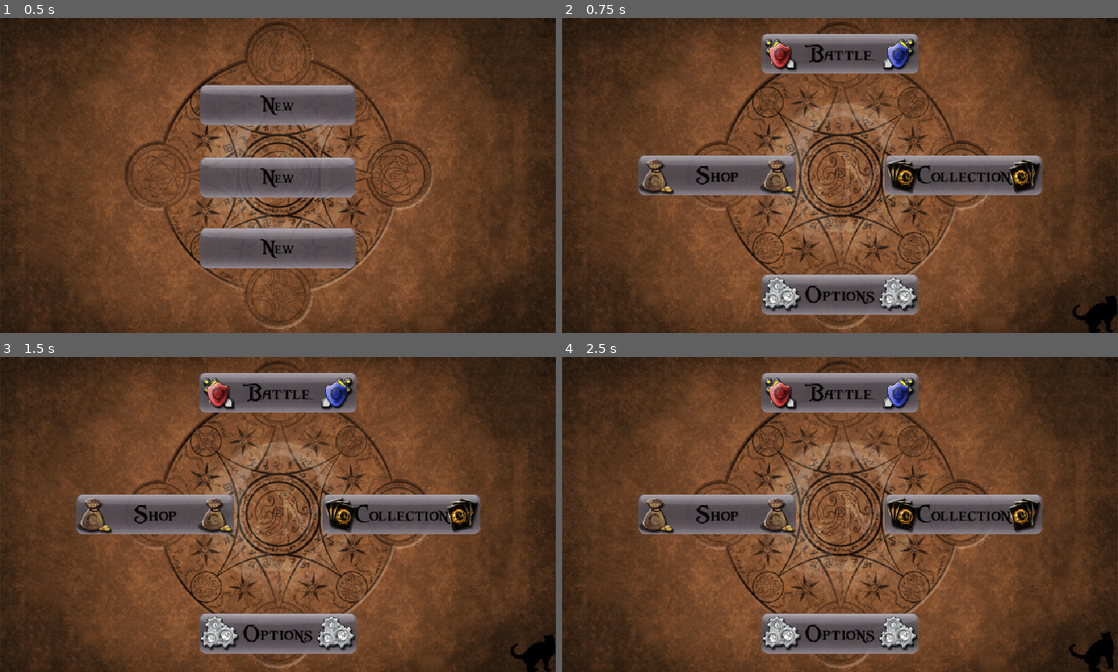
Above: before the commit, frames 1-4 (two rows, left to right).
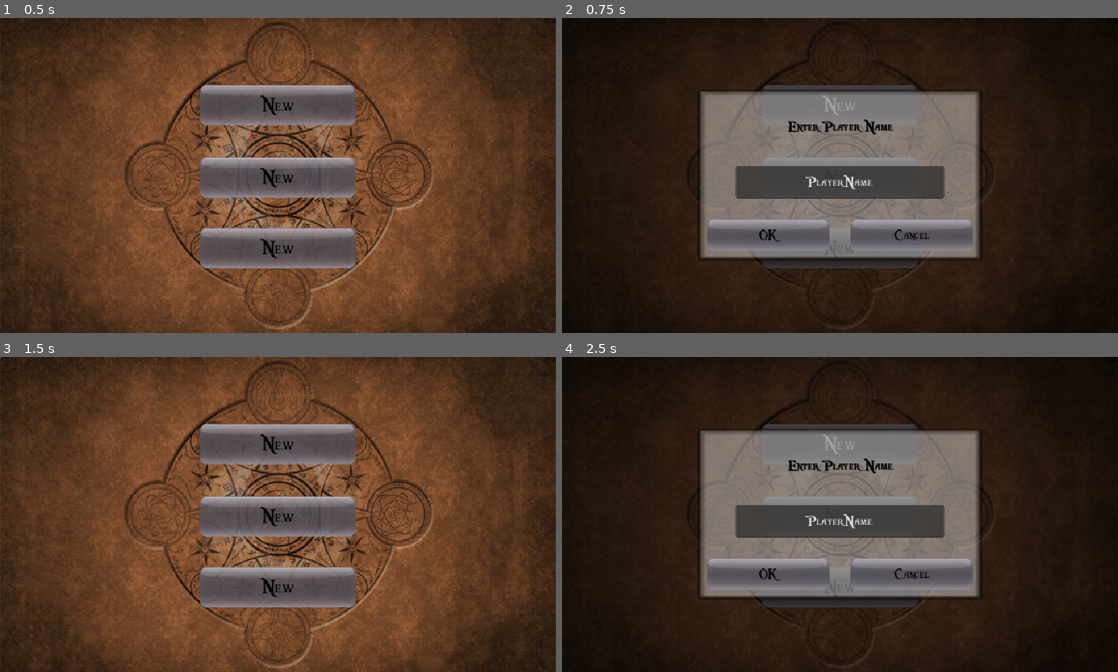
Above: after the commit, the same moments.

Repository: IsamuBarbieri/card_master
Game: Godot game, scene res://scenes/menu/StartMenu.tscn
The game is run twice, just before and just after one commit, with the same random seed, the same clock (stepped at 60 frames per second) and the same inputs.
Inputs (mouse positions are in pixels of both pictures, inside the frame that each line leads up to):
- Up to frame 1 (0.5 s): no input
- Up to frame 2 (0.75 s): click "New" at 0.5 s
- Up to frame 3 (1.5 s): click (350, 574) at 1.25 s, where only the run after the commit has a clickable "Cancel"
- Up to frame 4 (2.5 s): click (840, 445) at 2 s, where only the run after the commit has a clickable "New"

Frame 1 is identical in both runs. In frame 2, 97% of the frame differs, in the area x 0-100%, y 0-100%; in frame 3, 23%; in frame 4, 97%.

Commit message:
Add SaveSystem + rage quit port, fix Windows export crash
- SaveSystem.gd: 3-slot save/load/delete (store_var-based, not the
  reference's hand-packed binary format - same data, safer to write).
  Persists cards, unlocked opponents, coins, per-AI defeated flags, and
  CardManager's unique_id counter. Wired into DeckSelect's Play button and
  all 3 battle-end flows (matches the reference's save points exactly).
- StartMenu.gd: rewritten for real slots - shows saved player names,
  loads on tap instead of always creating fresh, adds back the delete
  button (9-patch icon, confirmation dialog) and the new-player name
  dialog that were dropped before SaveSystem existed.
- Rage quit: banner slide-in/hold/slide-out, sfx, and music crossfade to
  ragequit_battle.mp3 in BattleScene's coin toss, matching gsCoinToss.cs.
  The forced Rage Quit opponent/card-nerf-on-capture logic was already
  wired from Opponents.gd and Player.gd; this fills in the missing
  audio-visual intro.
- Fix: Godot's default CSV importer treats .csv files as Translation
  resources - the raw CSV never gets embedded in an exported build (only
  editor runs have real files on disk under res://), so gen_table.csv/
  ai_table.csv silently failed to open, and AIManager.gd's missing null
  check on FileAccess.open turned that into a hard crash on launch.
  Switched both .import files to the "keep" importer (ship the raw file
  as-is) and added the missing null guard.

Co-Authored-By: Claude Sonnet 5 <noreply@anthropic.com>

Diff:
--- a/scripts/AIManager.gd
+++ b/scripts/AIManager.gd
@@ -27,6 +27,9 @@
 
 func _load() -> void:
 	var file := FileAccess.open(CSV_PATH, FileAccess.READ)
+	if file == null:
+		push_error("Could not open " + CSV_PATH)
+		return
 	var line_index := 0
 	while not file.eof_reached():
 		var line := file.get_line()
--- a/scripts/CardManager.gd
+++ b/scripts/CardManager.gd
@@ -27,6 +27,15 @@
 
 func _ready() -> void:
 	load_definitions()
+
+## SaveSystem persists this (CardManager.cardGeneratorNextId in the
+## reference) so cards created after loading a save don't collide with
+## unique_ids already used by that save's cards.
+func next_uid() -> int:
+	return _next_uid
+
+func set_next_uid(value: int) -> void:
+	_next_uid = value
 
 func letter_to_attack_type(letter: String) -> int:
 	match letter:
--- /dev/null
+++ b/scripts/SaveSystem.gd
@@ -0,0 +1,157 @@
+class_name SaveSystem
+extends RefCounted
+## Port of SaveSystem.cs. Static utility, same as the reference (no
+## instance state) - Godot 4 GDScript supports `static func` directly, so
+## no autoload wrapper is needed.
+##
+## Deliberate deviations from the reference, both pure implementation
+## plumbing with no behavioral difference:
+## - One save file per slot (Godot's store_var/get_var, a Dictionary of
+##   plain types) instead of the reference's hand-packed binary layout
+##   (byte offsets, BlockCopy, manual hash checksum for corruption
+##   detection). Nothing reads these files but this game, so the exact byte
+##   layout isn't a real contract worth the bug surface of reimplementing
+##   by hand.
+## - AIManager.AIPrepareSet's persistent per-AI card pools (topCards/
+##   genericCards/capturedCards) aren't ported (see BattleScene.gd's header
+##   comment - CPU hands are generated fresh from the opponent's First Set
+##   range each battle instead), so there's nothing to save for those. Only
+##   the per-AI `defeated` flag persists, folded into the player save file
+##   instead of the reference's one ai{id}.dat file per AI.
+##
+## Ported as-is: 3 save slots, matchStarted flag for rage-quit detection,
+## CardManager's unique_id counter (so post-load card generation doesn't
+## collide with the save's own card ids), delete-and-recreate on new game.
+
+const SAVE_ROOT := "user://"
+const PLAYER_FILE := "player.save"
+const SLOT_COUNT := 3
+
+static func _slot_dir(slot: int) -> String:
+	return SAVE_ROOT + "slot%d" % slot
+
+static func _player_path(slot: int) -> String:
+	return _slot_dir(slot) + "/" + PLAYER_FILE
+
+static func slot_exists(slot: int) -> bool:
+	return FileAccess.file_exists(_player_path(slot))
+
+## Port of CheckForExistingPlayers(): returns an array of 3 entries, each
+## the saved player's name or null if that slot is empty.
+static func check_existing_players() -> Array:
+	var names: Array = [null, null, null]
+	for i in SLOT_COUNT:
+		if slot_exists(i):
+			var data = _read_save(i)
+			if data != null:
+				names[i] = data.get("name")
+	return names
+
+static func create_new_player(slot: int, player_name: String) -> Player:
+	delete_player(slot)
+	DirAccess.make_dir_recursive_absolute(_slot_dir(slot))
+
+	var player := Player.new(player_name, slot, AIManager.count())
+	player.generate_base_set()
+	save_player(player)
+	return player
+
+static func delete_player(slot: int) -> void:
+	var dir_path := _slot_dir(slot)
+	if not DirAccess.dir_exists_absolute(dir_path):
+		return
+	var dir := DirAccess.open(dir_path)
+	for file_name in dir.get_files():
+		dir.remove(file_name)
+	DirAccess.remove_absolute(dir_path)
+
+static func save_player(player: Player) -> void:
+	var cards_data := []
+	for card in player.cards:
+		cards_data.append(_card_to_dict(card))
+
+	var defeated := []
+	for i in AIManager.count():
+		defeated.append(AIManager.get_ai(i).defeated)
+
+	var data := {
+		"name": player.player_name,
+		"cards": cards_data,
+		"available_opponents": player.available_opponents,
+		"coins": player.coins,
+		"match_started": player.match_started,
+		"next_uid": CardManager.next_uid(),
+		"ai_defeated": defeated,
+	}
+
+	DirAccess.make_dir_recursive_absolute(_slot_dir(player.save_slot))
+	var path := _player_path(player.save_slot)
+	var path_tmp := path + ".tmp"
+
+	var f := FileAccess.open(path_tmp, FileAccess.WRITE)
+	f.store_var(data)
+	f.close()
+
+	if FileAccess.file_exists(path):
+		DirAccess.remove_absolute(path)
+	DirAccess.rename_absolute(path_tmp, path)
+
+static func load_player(slot: int) -> Player:
+	var data = _read_save(slot)
+	if data == null:
+		return null
+
+	var player := Player.new(data["name"], slot, AIManager.count())
+	player.available_opponents = data["available_opponents"]
+	player.coins = data["coins"]
+	player.match_started = data["match_started"]
+
+	for card_data in data["cards"]:
+		player.cards.append(_card_from_dict(card_data))
+
+	CardManager.set_next_uid(data["next_uid"])
+
+	# Reset first: AIManager's roster is a single global list shared by
+	# every save slot, so switching slots must clear whatever the
+	# previously loaded slot left behind before applying this slot's data.
+	var defeated: Array = data.get("ai_defeated", [])
+	for i in AIManager.count():
+		AIManager.get_ai(i).defeated = i < defeated.size() and defeated[i]
+
+	return player
+
+static func _read_save(slot: int) -> Variant:
+	var path := _player_path(slot)
+	if not FileAccess.file_exists(path):
+		return null
+	var f := FileAccess.open(path, FileAccess.READ)
+	var data = f.get_var()
+	f.close()
+	return data if data is Dictionary else null
+
+static func _card_to_dict(card: Card) -> Dictionary:
+	return {
+		"uid": card.unique_id,
+		"def_id": card.def_id,
+		"atk": card.attack_power,
+		"pdef": card.physical_defense,
+		"mdef": card.magical_defense,
+		"atype": card.attack_type,
+		"arrows": card.arrows,
+		"fav": card.is_favourite,
+		# is_on_deck deliberately not saved - matches the reference (not in
+		# CardStatsToByteArray either), since it's re-derived fresh by
+		# DeckSelect at the start of every deck-select session.
+	}
+
+static func _card_from_dict(d: Dictionary) -> Card:
+	var card := Card.new()
+	card.unique_id = d["uid"]
+	card.def_id = d["def_id"]
+	card.attack_power = d["atk"]
+	card.physical_defense = d["pdef"]
+	card.magical_defense = d["mdef"]
+	card.attack_type = d["atype"]
+	card.arrows = d["arrows"]
+	card.is_favourite = d["fav"]
+	return card
--- a/scripts/battle/BattleScene.gd
+++ b/scripts/battle/BattleScene.gd
@@ -115,6 +115,7 @@
 var coin_sprite: TextureRect
 var coin_blue_tex: Texture2D
 var coin_red_tex: Texture2D
+var rage_quit_banner: TextureRect  # (RAGEQUIT)
 
 var end_panel: Control
 var end_bkg: TextureRect
@@ -163,6 +164,7 @@
 var sfx_place: AudioStreamPlayer
 var sfx_attack_p: AudioStreamPlayer
 var sfx_attack_m: AudioStreamPlayer
+var sfx_ragequit: AudioStreamPlayer  # (RAGEQUIT)
 var music: AudioStreamPlayer
 
 var font_stylish: Font = load("res://assets/fonts/font_stylish.ttf")
@@ -465,6 +467,16 @@
 	coin_sprite.visible = false
 	add_child(coin_sprite)
 
+	# (RAGEQUIT)
+	rage_quit_banner = TextureRect.new()
+	rage_quit_banner.texture = load(ASSETS + "battle/battle_ragequit.png")
+	rage_quit_banner.stretch_mode = TextureRect.STRETCH_SCALE
+	rage_quit_banner.expand_mode = TextureRect.EXPAND_IGNORE_SIZE
+	rage_quit_banner.size = Vector2(rage_quit_banner.texture.get_width(), rage_quit_banner.texture.get_height())
+	rage_quit_banner.visible = false
+	rage_quit_banner.z_index = 50
+	add_child(rage_quit_banner)
+
 func _make_vfx(path: String) -> AnimatedSprite2D:
 	var tex: Texture2D = load(path)
 	var cols := 5
@@ -661,6 +673,7 @@
 	sfx_place = _make_sfx("sfx/place_card.wav")
 	sfx_attack_p = _make_sfx("sfx/attack_p.wav")
 	sfx_attack_m = _make_sfx("sfx/attack_m.wav")
+	sfx_ragequit = _make_sfx("sfx/ragequit_sfx.wav")
 
 	music = AudioStreamPlayer.new()
 	music.stream = load(ASSETS + "music/battle1.mp3")
@@ -797,11 +810,50 @@
 	await tw2.finished
 	coin_sprite.visible = false
 
+	if Game.rage_quit_mode:
+		await _play_rage_quit_intro()
+
 	active_player = 0 if player0_wins else 1
 	if active_player == 0:
 		gsPlayerTurn_Set()
 	else:
 		gsCPUTurn_Set()
+
+# (RAGEQUIT) Banner slides in from the left, holds, slides out to the
+# right, while a sting plays and the music crossfades to the special
+# ragequit_battle.mp3 track - same beats as gsCoinToss.cs's Update, just
+# awaited sequentially instead of scheduled via delayed events.
+func _play_rage_quit_intro() -> void:
+	const MOV_TIME := 0.7
+	const STAY_TIME := 2.1
+
+	rage_quit_banner.position = Vector2(-rage_quit_banner.size.x, (SCREEN_H - rage_quit_banner.size.y) / 2.0)
+	rage_quit_banner.visible = true
+
+	sfx_ragequit.play()
+	_crossfade_music(ASSETS + "music/ragequit_battle.mp3", 0.85)
+
+	var tw := create_tween()
+	tw.tween_property(rage_quit_banner, "position:x", (SCREEN_W - rage_quit_banner.size.x) / 2.0, MOV_TIME) \
+		.set_trans(Tween.TRANS_CUBIC).set_ease(Tween.EASE_OUT)
+	await tw.finished
+
+	await get_tree().create_timer(STAY_TIME).timeout
+
+	var tw2 := create_tween()
+	tw2.tween_property(rage_quit_banner, "position:x", float(SCREEN_W), MOV_TIME) \
+		.set_trans(Tween.TRANS_CUBIC).set_ease(Tween.EASE_IN)
+	await tw2.finished
+
+	rage_quit_banner.visible = false
+
+func _crossfade_music(path: String, fade_time: float) -> void:
+	var tw := create_tween()
+	tw.tween_property(music, "volume_db", -80.0, fade_time)
+	await tw.finished
+	music.stream = load(path)
+	music.volume_db = -8.0
+	music.play()
 
 # --------------------------------------------------------------- player turn
 
@@ -1748,6 +1800,7 @@
 				Game.player.add_captured_card(card)
 
 	Game.player.match_started = false
+	SaveSystem.save_player(Game.player)
 	busy_spinner.visible = false
 	_return_to_main_menu()
 
@@ -1853,6 +1906,7 @@
 			Game.player.remove_card(view.card)
 
 	Game.player.match_started = false
+	SaveSystem.save_player(Game.player)
 	busy_spinner.visible = false
 	_return_to_main_menu()
 
@@ -1872,5 +1926,6 @@
 
 func _end_none_pick_close() -> void:
 	Game.player.match_started = false
+	SaveSystem.save_player(Game.player)
 	busy_spinner.visible = false
 	_return_to_main_menu()
--- a/scripts/deckselect/DeckSelect.gd
+++ b/scripts/deckselect/DeckSelect.gd
@@ -328,6 +328,7 @@
 		if launch_battle_delay <= 0.0:
 			launch_battle_delay = 0.0
 			Game.player.match_started = true
+			SaveSystem.save_player(Game.player)
 			get_tree().change_scene_to_file("res://scenes/battle/BattleScene.tscn")
 
 # --------------------------------------------------------- WaitingInput ---
--- a/scripts/menu/StartMenu.gd
+++ b/scripts/menu/StartMenu.gd
@@ -1,10 +1,21 @@
 extends Control
 ## Port of UIStartMenu.cs / UIStartMenu.composer.cs (960x544 design canvas).
-## Save-slot select screen with no SaveSystem behind it yet (comes later) -
-## every slot is always "New". A tap creates a fresh in-memory Player
-## (Game.player), same starting state SaveSystem.CreateNewPlayer would give
-## a brand-new slot, and goes straight to MainMenu (skips UINewPlayer's name
-## entry, matching GotoNextMenu()'s SetScene(UIMainMenu)).
+## 3-slot save select: each slot shows "New" (empty) or the saved player's
+## name, with a delete (X) button next to occupied slots. Tapping an empty
+## slot opens a name-entry dialog; tapping an occupied slot loads it and
+## goes straight to MainMenu.
+##
+## Matched as-is even though it reads a little clunky: per DialogClose() in
+## the reference, confirming a new name does NOT itself proceed to
+## MainMenu - it only saves the new player and re-labels the slot. Entering
+## the game requires tapping the now-named slot a second time.
+##
+## UINewPlayer/the delete confirmation are native PSM Dialog/MessageDialog
+## widgets with no composer layout to copy for their background chrome (no
+## CustomImage set - see UIButtonStyle.gd's docstring on that same "no
+## CustomImage still means a real skin" pattern for buttons) - styled here
+## with the game's existing common_transp_box_a.png panel look instead of
+## guessing at the engine's actual default dialog skin.
 
 const SCREEN_W := 960
 const SCREEN_H := 544
@@ -12,6 +23,20 @@
 
 const SLOT_POSITIONS := [Vector2(344, 115), Vector2(344, 240), Vector2(344, 362)]
 const SLOT_SIZE := Vector2(271, 71)
+const DELETE_POSITIONS := [Vector2(660, 130), Vector2(660, 251), Vector2(660, 376)]
+const DELETE_SIZE := Vector2(42, 42)
+
+var slot_buttons: Array = []    # Button x3
+var delete_buttons: Array = []  # Button x3
+var slot_names: Array = [null, null, null]
+
+var selected_slot := -1
+var confirm_slot := -1
+
+var name_dialog: Control
+var name_edit: LineEdit
+var confirm_dialog: Control
+var confirm_title_label: Label
 
 func _ready() -> void:
 	set_anchors_preset(Control.PRESET_FULL_RECT)
@@ -24,12 +49,11 @@
 	add_child(bg)
 
 	var font_stylish: Font = load(ASSETS + "fonts/font_stylish.ttf")
-	for i in SLOT_POSITIONS.size():
+	for i in 3:
 		var slot := Button.new()
 		UIButtonStyle.apply(slot)
 		slot.position = SLOT_POSITIONS[i]
 		slot.size = SLOT_SIZE
-		slot.text = StringTable.get_string(StringTable.ID_NEW)
 		slot.add_theme_font_override("font", font_stylish)
 		slot.add_theme_font_size_override("font_size", 36)
 		slot.add_theme_color_override("font_color", Color.BLACK)
@@ -38,11 +62,213 @@
 		slot.add_theme_constant_override("shadow_offset_y", 1)
 		slot.pressed.connect(_on_slot_pressed.bind(i))
 		add_child(slot)
+		slot_buttons.append(slot)
+
+		var del := _make_delete_button(DELETE_POSITIONS[i])
+		del.pressed.connect(_on_delete_pressed.bind(i))
+		add_child(del)
+		delete_buttons.append(del)
+
+	_build_name_dialog()
+	_build_confirm_dialog()
+	_refresh_slots()
 
 	Game.play_music(ASSETS + "music/menu1.mp3")
 
+func _make_delete_button(pos: Vector2) -> Button:
+	var btn := Button.new()
+	btn.position = pos
+	btn.size = DELETE_SIZE
+	btn.icon = load(ASSETS + "button_delete_save.png")
+	btn.expand_icon = true
+	btn.icon_alignment = HORIZONTAL_ALIGNMENT_CENTER
+	btn.vertical_icon_alignment = VERTICAL_ALIGNMENT_CENTER
+
+	var normal := StyleBoxTexture.new()
+	normal.texture = load(ASSETS + "button_9patch_normal.png")
+	normal.texture_margin_left = 21
+	normal.texture_margin_right = 21
+	normal.texture_margin_top = 21
+	normal.texture_margin_bottom = 21
+	normal.content_margin_left = 4
+	normal.content_margin_right = 4
+	normal.content_margin_top = 4
+	normal.content_margin_bottom = 4
+	btn.add_theme_stylebox_override("normal", normal)
+	btn.add_theme_stylebox_override("hover", normal)
+
+	var pressed := StyleBoxTexture.new()
+	pressed.texture = load(ASSETS + "button_9patch_press.png")
+	pressed.texture_margin_left = 21
+	pressed.texture_margin_right = 21
+	pressed.texture_margin_top = 21
+	pressed.texture_margin_bottom = 21
+	pressed.content_margin_left = 4
+	pressed.content_margin_right = 4
+	pressed.content_margin_top = 4
+	pressed.content_margin_bottom = 4
+	btn.add_theme_stylebox_override("pressed", pressed)
+
+	return btn
+
+func _refresh_slots() -> void:
+	var names := SaveSystem.check_existing_players()
+	for i in 3:
+		slot_names[i] = names[i]
+		if names[i] != null:
+			slot_buttons[i].text = names[i]
+			delete_buttons[i].visible = true
+		else:
+			slot_buttons[i].text = StringTable.get_string(StringTable.ID_NEW)
+			delete_buttons[i].visible = false
+
+# --------------------------------------------------------------- dialogs
+
+func _build_dialog_shell(panel_size: Vector2) -> Control:
+	var overlay := Control.new()
+	overlay.set_anchors_preset(Control.PRESET_FULL_RECT)
+	overlay.visible = false
+	overlay.mouse_filter = Control.MOUSE_FILTER_STOP
+
+	var dim := ColorRect.new()
+	dim.color = Color(0, 0, 0, 0.6)
+	dim.size = Vector2(SCREEN_W, SCREEN_H)
+	dim.mouse_filter = Control.MOUSE_FILTER_STOP
+	overlay.add_child(dim)
+
+	var panel := Control.new()
+	panel.position = (Vector2(SCREEN_W, SCREEN_H) - panel_size) / 2.0
+	panel.size = panel_size
+	overlay.add_child(panel)
+
+	var panel_bg := TextureRect.new()
+	panel_bg.texture = load(ASSETS + "common_transp_box_a.png")
+	panel_bg.stretch_mode = TextureRect.STRETCH_SCALE
+	panel_bg.expand_mode = TextureRect.EXPAND_IGNORE_SIZE
+	panel_bg.size = panel_size
+	panel.add_child(panel_bg)
+
+	add_child(overlay)
+	overlay.set_meta("panel", panel)
+	return overlay
+
+func _make_dialog_label(pos: Vector2, label_size: Vector2, font: Font) -> Label:
+	var label := Label.new()
+	label.position = pos
+	label.size = label_size
+	label.add_theme_font_override("font", font)
+	label.add_theme_font_size_override("font_size", 25)
+	label.add_theme_color_override("font_color", Color.BLACK)
+	label.add_theme_color_override("font_shadow_color", Color(0, 0, 0, 0.5))
+	label.add_theme_constant_override("shadow_offset_x", 1)
+	label.add_theme_constant_override("shadow_offset_y", 1)
+	return label
+
+func _make_dialog_button(text: String, pos: Vector2, btn_size: Vector2, font: Font) -> Button:
+	var btn := Button.new()
+	UIButtonStyle.apply(btn)
+	btn.text = text
+	btn.position = pos
+	btn.size = btn_size
+	btn.add_theme_font_override("font", font)
+	btn.add_theme_font_size_override("font_size", 25)
+	btn.add_theme_color_override("font_color", Color.BLACK)
+	btn.add_theme_color_override("font_shadow_color", Color(0, 0, 0, 0.5))
+	btn.add_theme_constant_override("shadow_offset_x", 1)
+	btn.add_theme_constant_override("shadow_offset_y", 1)
+	return btn
+
+func _build_name_dialog() -> void:
+	var font_stylish: Font = load(ASSETS + "fonts/font_stylish.ttf")
+	name_dialog = _build_dialog_shell(Vector2(500, 300))
+	var panel: Control = name_dialog.get_meta("panel")
+
+	var label := _make_dialog_label(Vector2(70, 51), Vector2(359, 37), font_stylish)
+	label.horizontal_alignment = HORIZONTAL_ALIGNMENT_CENTER
+	label.text = StringTable.get_string(StringTable.ID_ENTER_NAME)
+	panel.add_child(label)
+
+	name_edit = LineEdit.new()
+	name_edit.position = Vector2(70, 134)
+	name_edit.size = Vector2(360, 56)
+	name_edit.text = "PlayerName"
+	name_edit.max_length = 20
+	name_edit.add_theme_font_override("font", font_stylish)
+	name_edit.add_theme_font_size_override("font_size", 25)
+	name_edit.alignment = HORIZONTAL_ALIGNMENT_CENTER
+	panel.add_child(name_edit)
+
+	var ok_btn := _make_dialog_button(StringTable.get_string(StringTable.ID_OK), Vector2(19, 225), Vector2(214, 56), font_stylish)
+	ok_btn.pressed.connect(_on_name_ok_pressed)
+	panel.add_child(ok_btn)
+
+	var cancel_btn := _make_dialog_button(StringTable.get_string(StringTable.ID_CANCEL), Vector2(267, 225), Vector2(214, 56), font_stylish)
+	cancel_btn.pressed.connect(_on_name_cancel_pressed)
+	panel.add_child(cancel_btn)
+
+func _build_confirm_dialog() -> void:
+	var font_stylish: Font = load(ASSETS + "fonts/font_stylish.ttf")
+	confirm_dialog = _build_dialog_shell(Vector2(360, 260))
+	var panel: Control = confirm_dialog.get_meta("panel")
+
+	confirm_title_label = _make_dialog_label(Vector2(15, 20), Vector2(330, 60), font_stylish)
+	confirm_title_label.horizontal_alignment = HORIZONTAL_ALIGNMENT_CENTER
+	confirm_title_label.autowrap_mode = TextServer.AUTOWRAP_WORD
+	panel.add_child(confirm_title_label)
+
+	var msg_label := _make_dialog_label(Vector2(15, 95), Vector2(330, 90), font_stylish)
+	msg_label.add_theme_font_size_override("font_size", 20)
+	msg_label.horizontal_alignment = HORIZONTAL_ALIGNMENT_CENTER
+	msg_label.autowrap_mode = TextServer.AUTOWRAP_WORD
+	msg_label.text = StringTable.get_string(StringTable.ID_DELETE_SLOT_MSG)
+	panel.add_child(msg_label)
+
+	var ok_btn := _make_dialog_button(StringTable.get_string(StringTable.ID_OK), Vector2(23, 190), Vector2(150, 56), font_stylish)
+	ok_btn.pressed.connect(_on_confirm_delete_ok)
+	panel.add_child(ok_btn)
+
+	var cancel_btn := _make_dialog_button(StringTable.get_string(StringTable.ID_CANCEL), Vector2(187, 190), Vector2(150, 56), font_stylish)
+	cancel_btn.pressed.connect(_on_confirm_delete_cancel)
+	panel.add_child(cancel_btn)
+
+# --------------------------------------------------------------- handlers
+
 func _on_slot_pressed(slot_index: int) -> void:
 	Game.play_sfx(ASSETS + "sfx/button_sound.wav")
-	Game.player = Player.new("Player", slot_index, AIManager.count())
-	Game.player.generate_base_set()
-	get_tree().change_scene_to_file("res://scenes/menu/MainMenu.tscn")
+	selected_slot = slot_index
+
+	if slot_names[slot_index] == null:
+		name_edit.text = "PlayerName"
+		name_dialog.visible = true
+	else:
+		Game.player = SaveSystem.load_player(slot_index)
+		get_tree().change_scene_to_file("res://scenes/menu/MainMenu.tscn")
+
+func _on_name_ok_pressed() -> void:
+	Game.play_sfx(ASSETS + "sfx/button_sound.wav")
+	var new_name := name_edit.text.strip_edges()
+	if new_name.is_empty():
+		new_name = "PlayerName"
+	name_dialog.visible = false
+	Game.player = SaveSystem.create_new_player(selected_slot, new_name)
+	_refresh_slots()
+
+func _on_name_cancel_pressed() -> void:
+	Game.play_sfx(ASSETS + "sfx/button_back_sound.wav")
+	name_dialog.visible = false
+
+func _on_delete_pressed(slot_index: int) -> void:
+	Game.play_sfx(ASSETS + "sfx/button_sound.wav")
+	confirm_slot = slot_index
+	confirm_title_label.text = StringTable.get_string(StringTable.ID_DELETE_SLOT_TITLE) + ":\n" + str(slot_names[slot_index])
+	confirm_dialog.visible = true
+
+func _on_confirm_delete_ok() -> void:
+	Game.play_sfx(ASSETS + "sfx/button_sound.wav")
+	SaveSystem.delete_player(confirm_slot)
+	confirm_dialog.visible = false
+	_refresh_slots()
+
+func _on_confirm_delete_cancel() -> void:
+	Game.play_sfx(ASSETS + "sfx/button_back_sound.wav")
+	confirm_dialog.visible = false
Binary file added: assets/battle/battle_ragequit.png
Not shown, added: assets/battle/battle_ragequit.png.import
Binary file removed: assets/cards/ai_table.First Set.translation
Binary file removed: assets/cards/ai_table.Image ID.translation
Binary file removed: assets/cards/ai_table.Level.translation
Binary file removed: assets/cards/ai_table.Name.translation
Binary file removed: assets/cards/ai_table.Other Set.translation
Not shown, changed: assets/cards/ai_table.csv.import
Binary file removed: assets/cards/gen_table.Attack Power.translation
Binary file removed: assets/cards/gen_table.Attack Type.translation
Binary file removed: assets/cards/gen_table.E.translation
Binary file removed: assets/cards/gen_table.Image.translation
(and 20 more such lines)
